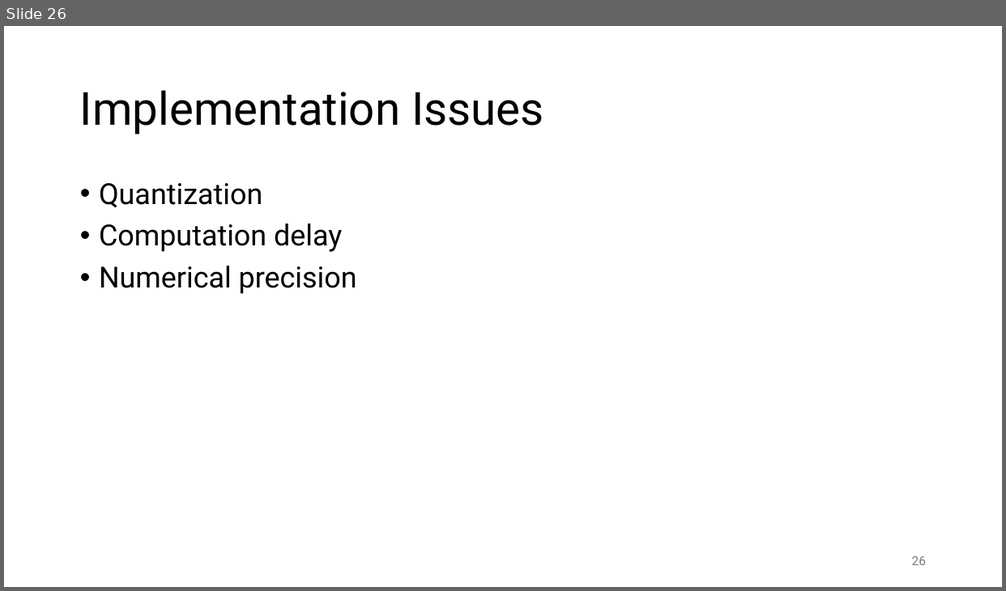
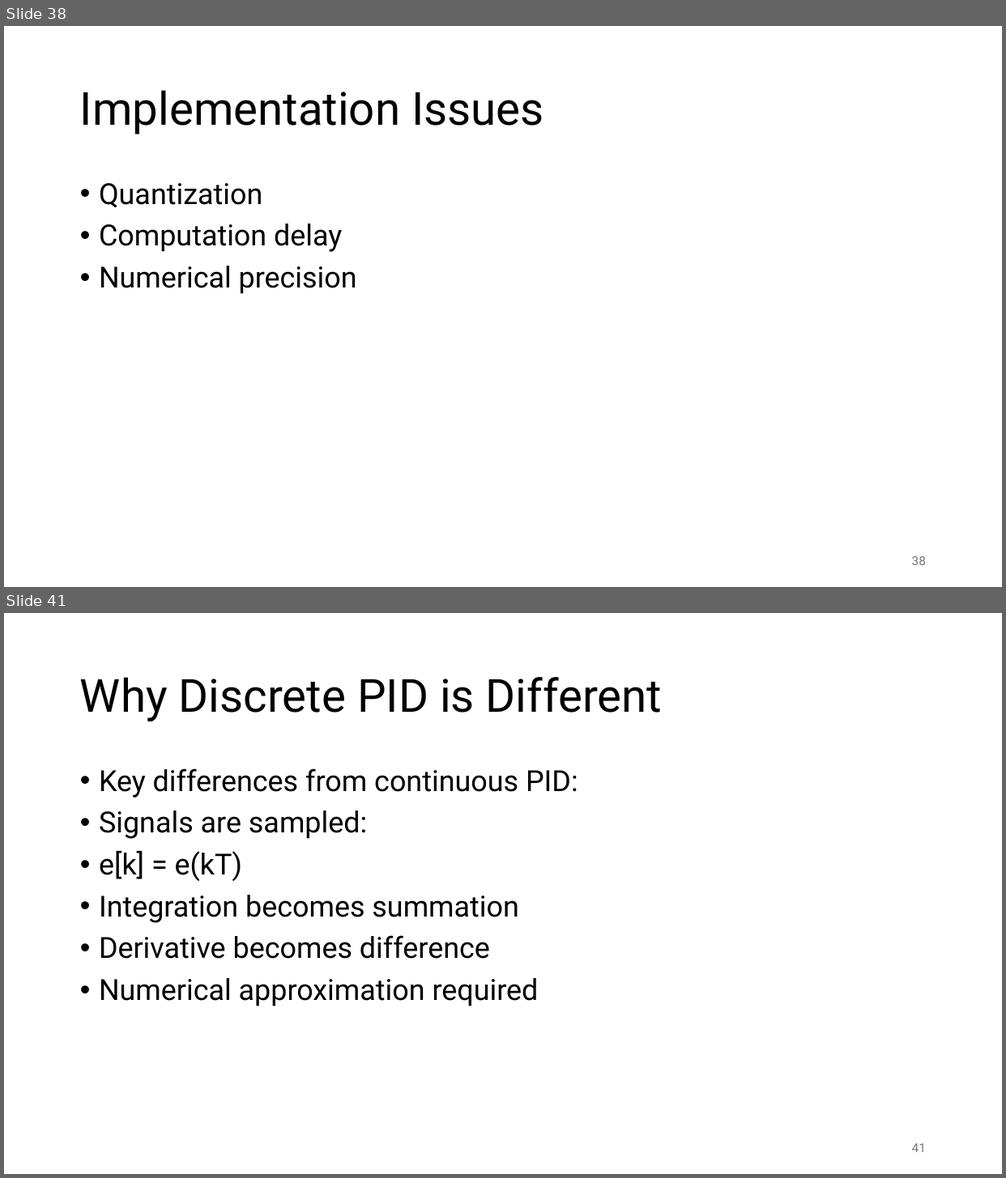
Before and after one commit to FelixWick/control_engineering, a slide deck: slides/6_discrete_controllers.pptx. Shown one above the other, each under a label of ours: slide 26 before the commit, slides 38 and 41 after it; the slides between them are not shown. The pictures are 1006x591 and 1006x1178 pixels, drawn with LibreOffice and Linux fonts; fonts in the diff are those of the drawing. Boxes give left, top, right and bottom in pixels: in the first picture for what was removed or moved away, otherwise in the second. Text is boxed around its words. In the diff, an @@ line names an element or a change of style, - is before the commit and + after.

Commit message:
structure of discrete-time systems

```diff
--- a/slides/6_discrete_controllers.pptx
+++ b/slides/6_discrete_controllers.pptx
@@ slide 41 added at (x1=4, y1=613, x2=1002, y2=1174), background #FFFFFF @@
@@ title added at (x1=80, y1=677, x2=662, y2=722), 44 pt, text #000000 @@
+Why Discrete PID is Different
@@ text added at (x1=99, y1=769, x2=578, y2=1007), 28 pt, text #000000 @@
+• Key differences from continuous PID:
+• Signals are sampled:
+• e[k] = e(kT)
+• Integration becomes summation
+• Derivative becomes difference
+• Numerical approximation required
@@ page number added at (x1=912, y1=1144, x2=926, y2=1152), 12 pt, text #797979 @@
+41
@@ what was slide 26 is now slide 38 @@
@@ page number at (x1=912, y1=557, x2=926, y2=565): text changed @@
-26
+38
```
Also in this commit, not shown: 3 slides changed, 18 other slides added, 1 slide removed.
